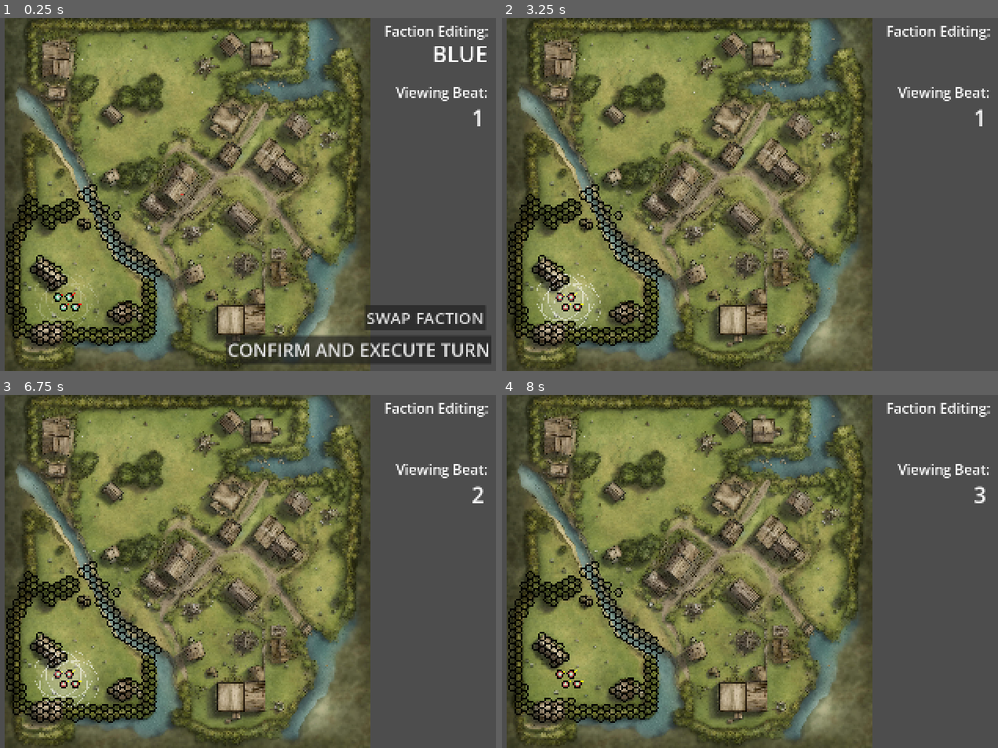
Above: before the commit, frames 1-4 (two rows, left to right).
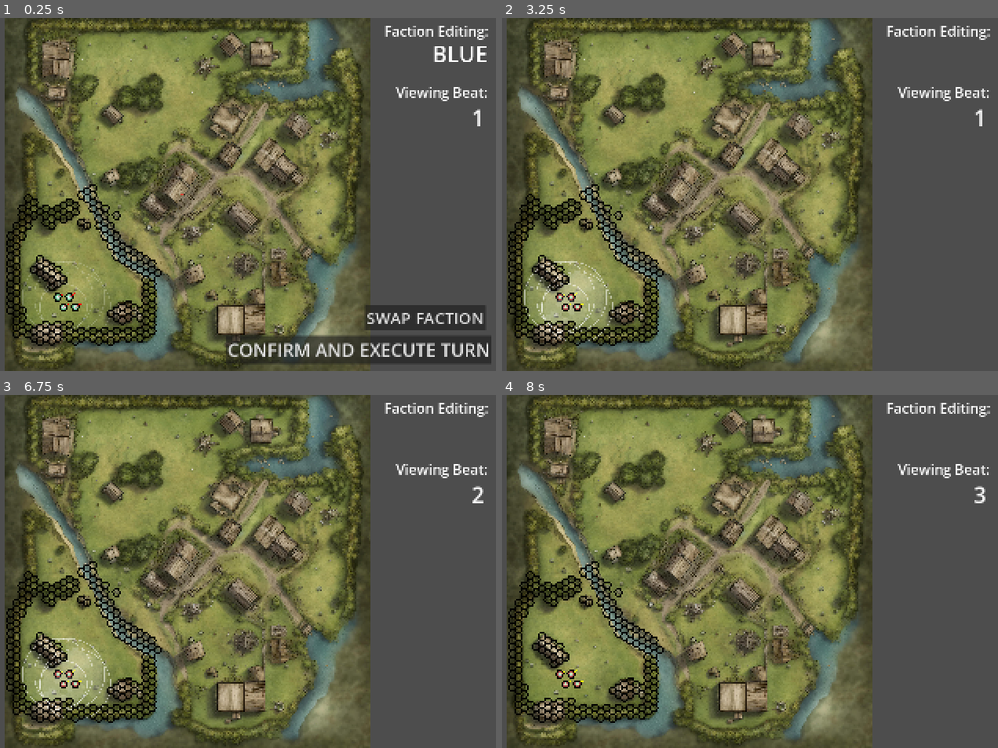
Above: after the commit, the same moments.

Repository: DoodlesQ/hex-strategy-game
Game: Godot game, scene res://Prototype 0.1a/prototype_test.tscn
Two runs of this game, one before a commit and one after it. Both use one fixed random seed, a clock stepped at 60 frames per second and the inputs below. The project has no main scene, so this scene is started directly.
Inputs (mouse positions are in pixels of both pictures, inside the frame that each line leads up to):
- Up to frame 1 (0.25 s): no input
- Up to frame 2 (3.25 s): click "CONFIRM AND EXECUTE TURN" at 0.5 s; tap Enter at 1.25, 2.75 s; move the mouse to (824, 176) at 1.27 s; hold Right (beat_cycle_up) 1.28-2 s; tap Space (change_tool) at 1.35, 2 s; click (824, 176) at 1.55 s; drag from (556, 212) to (650, 265) at 2.02 s; move the mouse to (745, 116) at 2.77 s; hold Right (beat_cycle_up) from 2.78 s (still down); tap \ (change_faction) at 2.85 s; click (745, 116) at 3.05 s
- Up to frame 3 (6.75 s): release Right (beat_cycle_up) at 3.5 s; tap Space (change_tool) at 3.5, 5.75 s; drag from (148, 642) to (outside the picture) at 3.52 s; move the mouse to (372, 624) at 4.27 s; hold Left (beat_cycle_down) 4.28-5 s; tap Z (move_undo) at 4.35 s; click (372, 624) at 4.55 s; tap Enter at 5 s; drag from (outside the picture) to (89, 483) at 5.02 s; move the mouse to (213, 571) at 5.77 s; hold Left (beat_cycle_down) 5.78-6.5 s; click (213, 571) at 5.85 s; drag from (89, 483) to (54, 589) at 6.52 s
- Up to frame 4 (8 s): move the mouse to (824, 553) at 7.27 s; hold Right (beat_cycle_up) from 7.28 s (still down); tap Mouse wheel down (zoom_camera_out) at 7.35 s; click (824, 553) at 7.55 s

The runs differ from the first frame. In frame 1, 0.4% of the frame differs, in the area x 4-23%, y 68-92%; in frame 2, 0.8%; in frame 3, 0.8%; in frame 4, nothing differs.

Commit message:
Vision code tweaked so Watch has a point

Diff:
--- a/Objects/beat_manager.gd
+++ b/Objects/beat_manager.gd
@@ -38,7 +38,7 @@
 	if selected:
 		selected.selected = false
 		selected.action = Token.Action.NONE
-	var token : Token = get_cell_at(location)
+	var token : Token = (get_cell_at(location) as Token)
 	if token and token.faction == control_faction:
 		selected = token
 		token.selected = true
@@ -169,8 +169,6 @@
 	print(beat_confirmed, " vs ", beat_confirm_sum)
 	if beat_confirmed == beat_confirm_sum:
 		if beat_step == 0:
-			for token : Token in tokens:
-				token.cubic = token.backsolve(beat_perform)
 			beat_step += 1
 		elif beat_step == 1:
 			beat_step = 0
@@ -178,8 +176,15 @@
 			beat_changed.emit(beat_perform)
 		if beat_perform >= 4:
 			print("TURN COMPLETED")
-			for token : Token in tokens:
-				token.reset()
+			var wings : Array[Token] = tokens.duplicate()
+			while len(wings) > 0:
+				for token : Token in wings:
+					var destination : Vector3 = token.backsolve(3)
+					if get_cell_at(destination): continue
+					else:
+						token.cubic = destination
+						wings.erase(token)
+						token.reset()
 			queue_redraw()
 			can_edit = true
 			beat_editing = 0
--- a/Objects/token.gd
+++ b/Objects/token.gd
@@ -198,6 +198,8 @@
 
 var _tries_focus : Array[Array] = []
 
+var _tries_extra : Array[Array] = []
+
 var _focus_cone : Array[Array] = []
 
 var _periphery_cone : Array[Array] = []
@@ -312,9 +314,12 @@
 	partial_visible_tiles = []
 	periphery_tiles = []
 	enemy_tiles = {}
-	for trie : Array[Vector3] in _tries_radial:
-		_line_of_sight(beat, center, trie, false, private)
-	if focused:
+	if not focused:
+		for trie : Array[Vector3] in _tries_radial:
+			_line_of_sight(beat, center, trie, false, private)
+	else:
+		for trie : Array[Vector3] in _tries_extra:
+			_line_of_sight(beat, center, trie, false, private)
 		for trie : Array[Vector3] in _focus_cone:
 			_line_of_sight(beat, center, trie, true, private)
 		for trie : Array[Vector3] in _periphery_cone:
@@ -585,6 +590,7 @@
 	alert = false
 	target_tile = Vector3.INF
 	last_move_set = -1
+	total_moves_set = 0
 	last_facing = facing
 	queue_redraw()
 
@@ -595,6 +601,7 @@
 	super._ready()
 	_tries_radial = _pregenerate_tries(radial_distance)
 	_tries_focus = _pregenerate_tries(focus_distance)
+	_tries_extra = _pregenerate_tries(radial_distance * 0.5)
 	health = max_health
 	last_facing = facing
 
--- a/Prototype 0.1a/prototype_test.tscn
+++ b/Prototype 0.1a/prototype_test.tscn
@@ -28,6 +28,8 @@
 position = Vector2(-375, 268.46786)
 script = ExtResource("3_776uk")
 faction = 1
+radial_distance = 6
+periphery = 1.0471975511965976
 facing = -1.0471975511965976
 cubic = Vector3(-25, 28, -3)
 metadata/_custom_type_script = "uid://b0gpnolicy1rx"
@@ -36,6 +38,8 @@
 position = Vector2(-345, 268.46786)
 script = ExtResource("3_776uk")
 faction = 1
+radial_distance = 6
+periphery = 1.0471975511965976
 facing = -1.0471975511965976
 cubic = Vector3(-23, 27, -4)
 metadata/_custom_type_script = "uid://b0gpnolicy1rx"
@@ -44,6 +48,8 @@
 position = Vector2(-330, 294.44864)
 script = ExtResource("3_776uk")
 faction = 1
+radial_distance = 6
+periphery = 1.0471975511965976
 facing = -1.0471975511965976
 cubic = Vector3(-22, 28, -6)
 metadata/_custom_type_script = "uid://b0gpnolicy1rx"
@@ -54,6 +60,8 @@
 faction = 1
 move_limit = 2
 move_length = 2
+focus_distance = 10
+periphery = 0.2617993877991494
 facing = -1.0471975511965976
 cubic = Vector3(-24, 29, -5)
 metadata/_custom_type_script = "uid://b0gpnolicy1rx"
